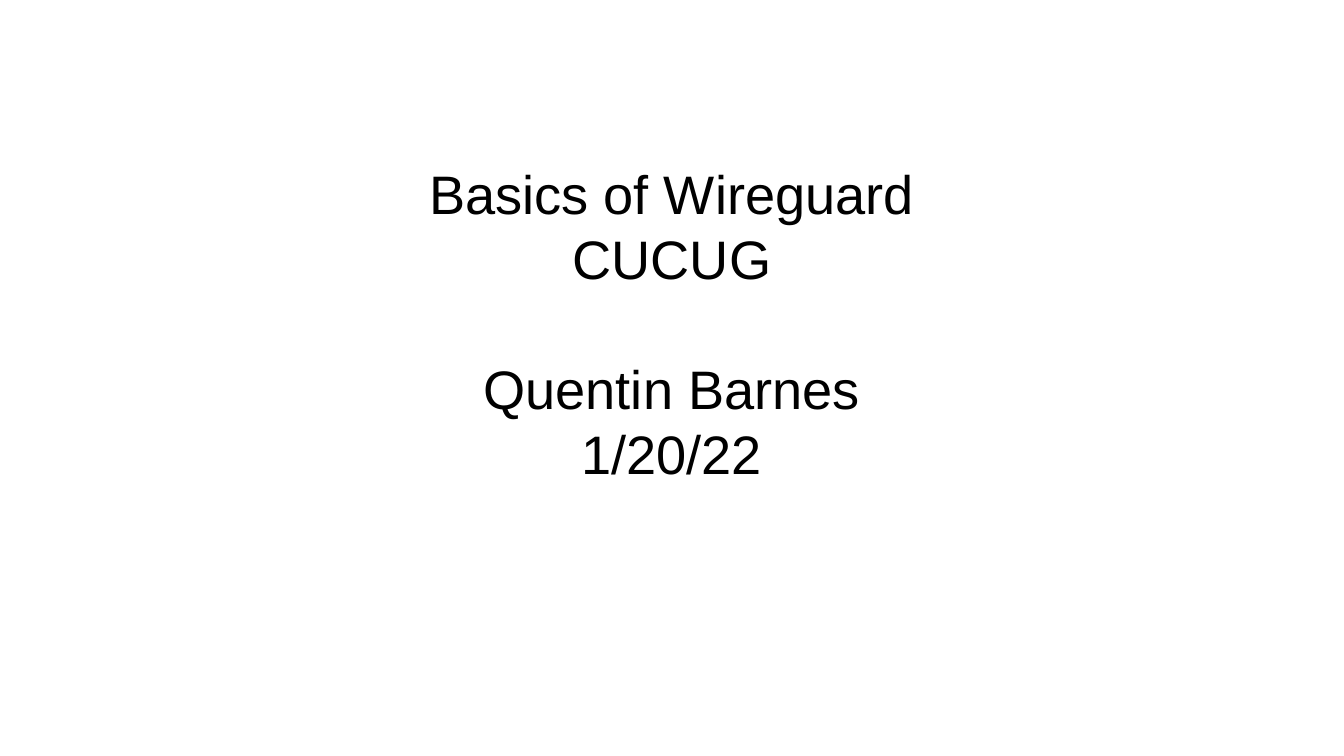
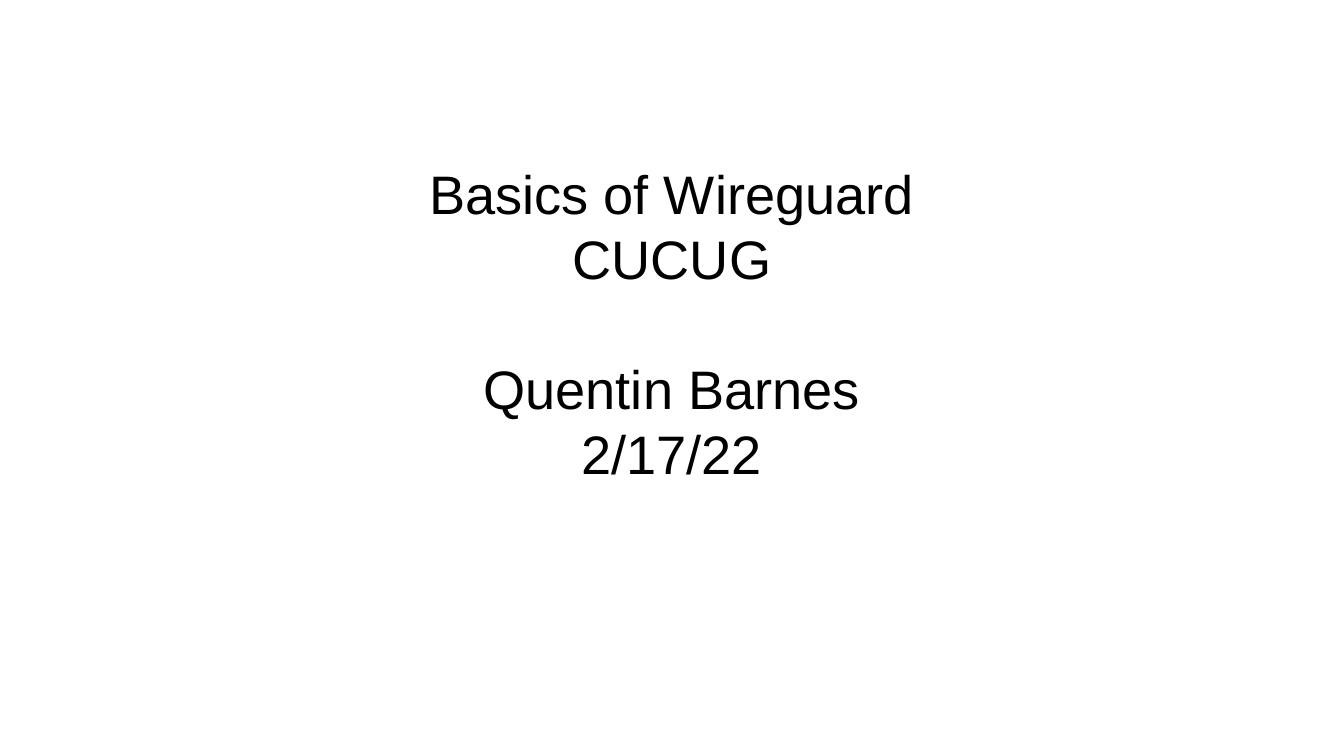
Before and after one commit to qbarnes/cucug_presentations, a slide deck: slide 1 of WireGuard-20220217/cucug-wireguard.odp. Drawn at 1344x756 pixels with LibreOffice and Linux fonts; fonts in the diff are those of the drawing. Boxes give left, top, right and bottom in pixels: in the first picture for what was removed or moved away, otherwise in the second. Text is boxed around its words. In the diff, an @@ line names an element or a change of style, - is before the commit and + after.

```diff
--- a/WireGuard-20220217/cucug-wireguard.odp
+++ b/WireGuard-20220217/cucug-wireguard.odp
@@ subtitle at (x1=581, y1=434, x2=762, y2=475): text changed @@
-1/20/22
+2/17/22
```
Also in this commit, not shown: 3 other slides changed, 1 other file.
